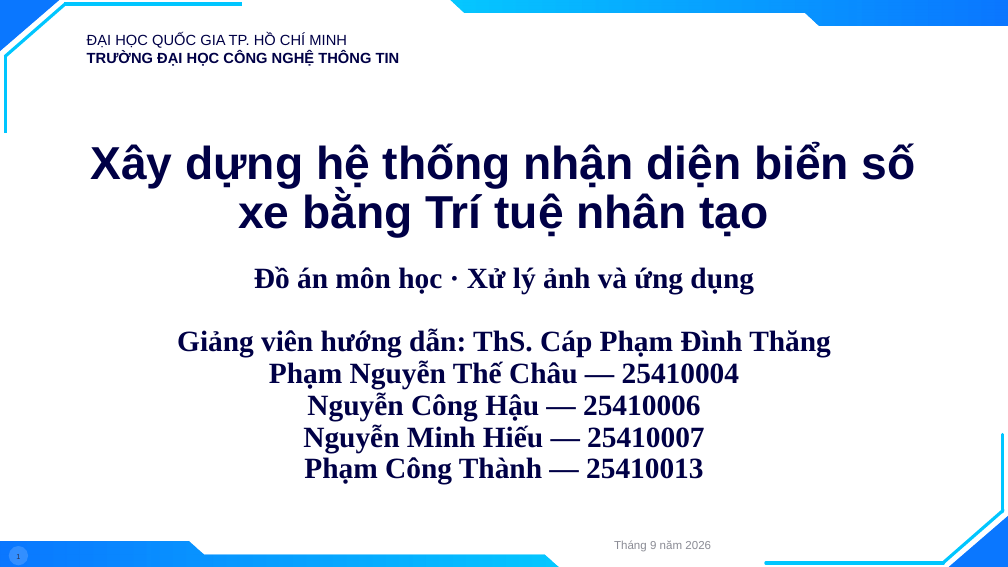
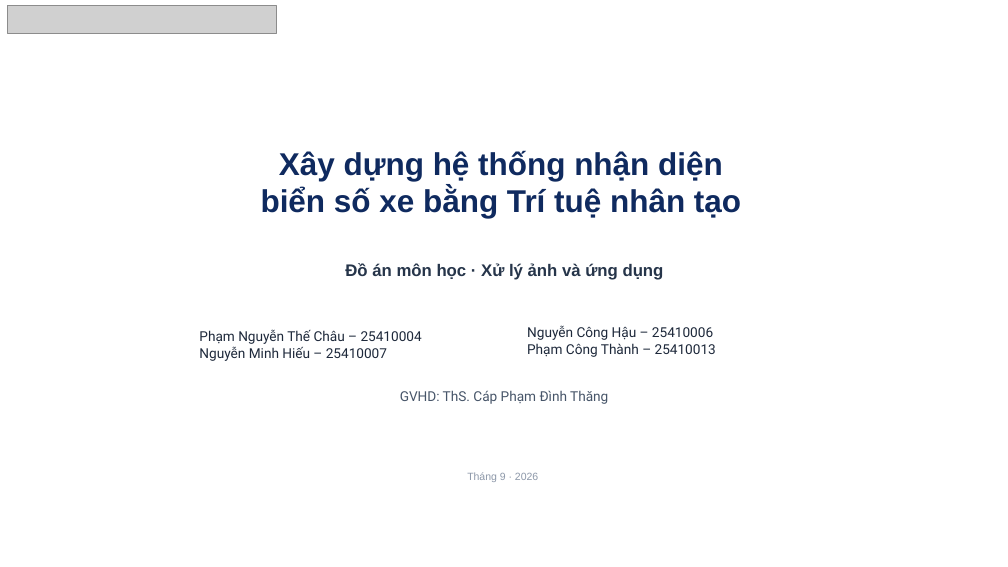
Before and after one commit to hieunguyen2604/alpr-do-an-mon-hoc, a slide deck: slide 1 of nop/02-slide-mon-hoc.pptx. Drawn at 1008x567 pixels with LibreOffice and Linux fonts; fonts in the diff are those of the drawing; grey boxes stand for pictures; background and template pictures are left out. Boxes give left, top, right and bottom in pixels: in the first picture for what was removed or moved away, otherwise in the second. Text is boxed around its words. In the diff, an @@ line names an element or a change of style, - is before the commit and + after.

```diff
--- a/nop/02-slide-mon-hoc.pptx
+++ b/nop/02-slide-mon-hoc.pptx
@@ triangle removed at box(0, 0, 59, 51) @@
@@ triangle removed at box(0, 0, 59, 51) @@
@@ line removed from (66, 3) to (5, 57) @@
@@ picture added at box(8, 5, 276, 33) @@
@@ line removed from (242, 4) to (64, 4) @@
@@ freeform shape removed at box(450, 0, 1008, 25) @@
@@ freeform shape removed at box(450, 0, 1008, 25) @@
@@ line removed from (5, 132) to (5, 55) @@
@@ text removed at box(87, 33, 400, 66) @@
-ĐẠI HỌC QUỐC GIA TP. HỒ CHÍ MINH
-TRƯỜNG ĐẠI HỌC CÔNG NGHỆ THÔNG TIN
@@ text at box(261, 150, 741, 218): text changed; size 44 to 30 pt; text colour #000046 to #0F2A5F @@
-Xây dựng hệ thống nhận diện biển số xe bằng Trí tuệ nhân tạo
+Xây dựng hệ thống nhận diện
+biển số xe bằng Trí tuệ nhân tạo
@@ subtitle removed at box(177, 266, 831, 485) @@
-Đồ án môn học · Xử lý ảnh và ứng dụng
-Giảng viên hướng dẫn: ThS. Cáp Phạm Đình Thăng
-Phạm Nguyễn Thế Châu — 25410004
-Nguyễn Công Hậu — 25410006
-Nguyễn Minh Hiếu — 25410007
-Phạm Công Thành — 25410013
@@ text added at box(345, 263, 664, 280), 16 pt, text #26354A, bold @@
+Đồ án môn học · Xử lý ảnh và ứng dụng
@@ text added at box(199, 329, 422, 361), 13 pt, text #1E293B @@
+Phạm Nguyễn Thế Châu – 25410004
+Nguyễn Minh Hiếu – 25410007
@@ text added at box(527, 325, 716, 357), 13 pt, text #1E293B @@
+Nguyễn Công Hậu – 25410006
+Phạm Công Thành – 25410013
@@ text added at box(400, 390, 608, 404), 13 pt, text #475569 @@
+GVHD: ThS. Cáp Phạm Đình Thăng
@@ line removed from (1003, 435) to (1003, 512) @@
@@ text at box(467, 472, 538, 482): text changed; size 11 to 10 pt; text colour #8B8C95 to #8D98A9 @@
-Tháng 9 năm 2026
+Tháng 9 · 2026
@@ line removed from (942, 564) to (1003, 510) @@
@@ triangle removed at box(949, 516, 1008, 567) @@
@@ triangle removed at box(949, 516, 1008, 567) @@
@@ freeform shape removed at box(0, 542, 558, 567) @@
@@ freeform shape removed at box(0, 542, 558, 567) @@
@@ ellipse removed at box(9, 546, 29, 566) @@
@@ page number removed at box(16, 554, 20, 559) @@
-1
@@ line removed from (766, 563) to (944, 563) @@
```
Also in this commit, not shown: 2 other slides changed, 20 slides added, 20 slides removed, 27 other files.
